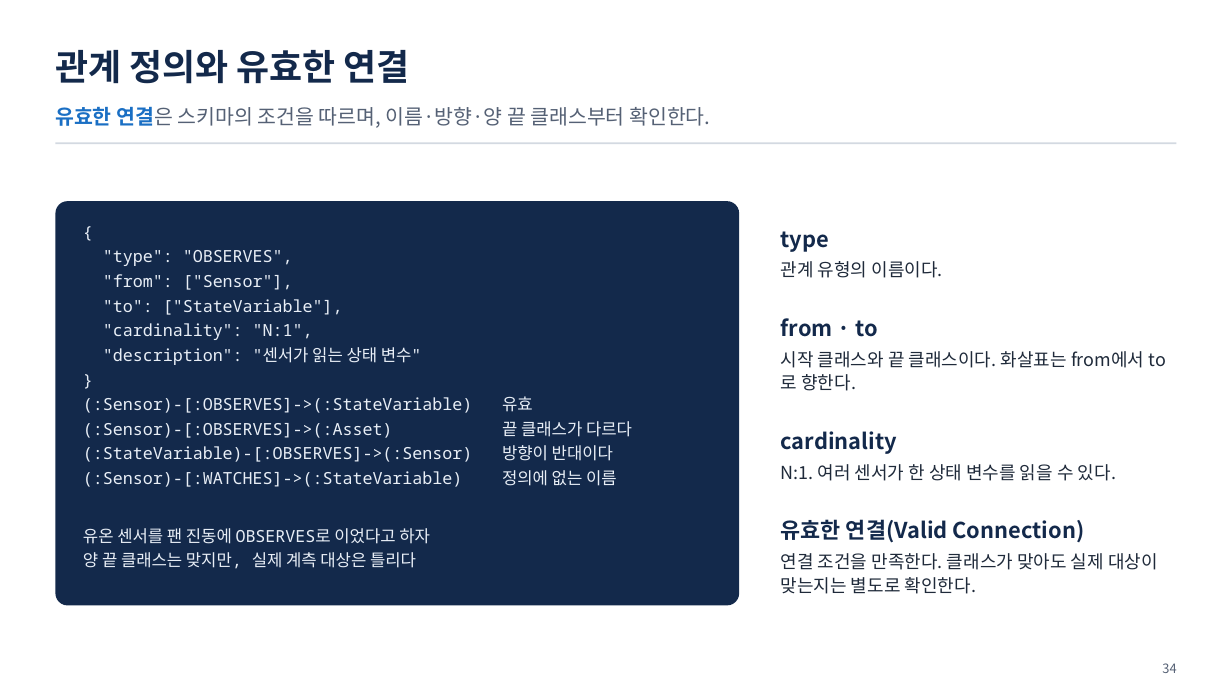
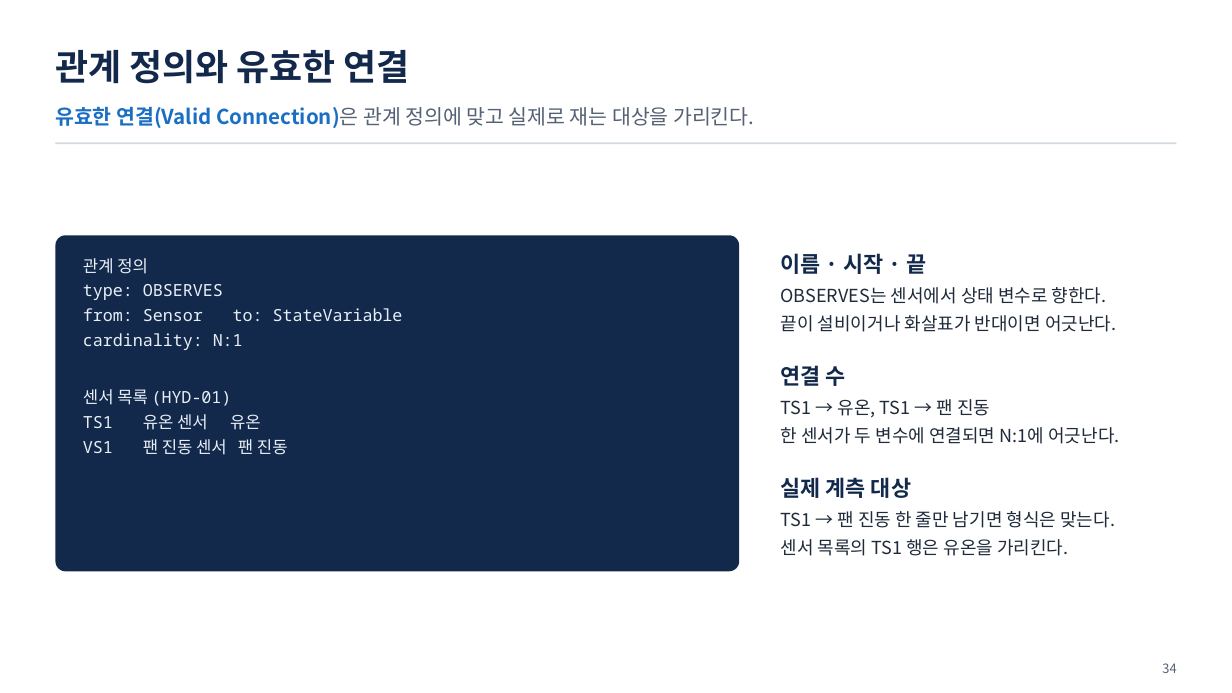
Before and after one commit to uengine-oss/hyd-iot-edu, a slide deck: slide 34 of workspace/강의제작/산출물/통합반/이론/02회차/통합반_02일차.pptx. Drawn at 1232x693 pixels with LibreOffice and Linux fonts; fonts in the diff are those of the drawing. Boxes give left, top, right and bottom in pixels: in the first picture for what was removed or moved away, otherwise in the second. Text is boxed around its words. In the diff, an @@ line names an element or a change of style, - is before the commit and + after.

```diff
--- a/workspace/강의제작/산출물/통합반/이론/02회차/통합반_02일차.pptx
+++ b/workspace/강의제작/산출물/통합반/이론/02회차/통합반_02일차.pptx
@@ text at [55,106,754,128]: text changed; text colour #556175 to #1A6FC4; bold on @@
-유효한 연결은 스키마의 조건을 따르며, 이름·방향·양 끝 클래스부터 확인한다.
+유효한 연결(Valid Connection)은 관계 정의에 맞고 실제로 재는 대상을 가리킨다.
@@ rounded rectangle: place and size @@
-rounded rectangle at [55,201,739,606]
+rounded rectangle at [55,236,739,572]
@@ text at [83,258,403,455]: text changed @@
-{
-"type": "OBSERVES",
-"from": ["Sensor"],
-"to": ["StateVariable"],
-"cardinality": "N:1",
-"description": "센서가 읽는 상태 변수"
-}
-(:Sensor)-[:OBSERVES]->(:StateVariable) 유효
-(:Sensor)-[:OBSERVES]->(:Asset) 끝 클래스가 다르다
-(:StateVariable)-[:OBSERVES]->(:Sensor) 방향이 반대이다
-(:Sensor)-[:WATCHES]->(:StateVariable) 정의에 없는 이름
-유온 센서를 팬 진동에 OBSERVES로 이었다고 하자
-양 끝 클래스는 맞지만, 실제 계측 대상은 틀리다
+관계 정의
+type: OBSERVES
+from: Sensor to: StateVariable
+cardinality: N:1
+센서 목록 (HYD-01)
+TS1 유온 센서 유온
+VS1 팬 진동 센서 팬 진동
@@ text at [781,253,1117,332]: text changed @@
-type
-관계 유형의 이름이다.
+이름 · 시작 · 끝
+OBSERVES는 센서에서 상태 변수로 향한다.
+끝이 설비이거나 화살표가 반대이면 어긋난다.
@@ text at [781,365,1119,444]: text changed @@
-from · to
-시작 클래스와 끝 클래스이다. 화살표는 from에서 to로 향한다.
+연결 수
+TS1 → 유온, TS1 → 팬 진동
+한 센서가 두 변수에 연결되면 N:1에 어긋난다.
@@ text at [781,477,1115,556]: text changed @@
-cardinality
-N:1. 여러 센서가 한 상태 변수를 읽을 수 있다.
+실제 계측 대상
+TS1 → 팬 진동 한 줄만 남기면 형식은 맞는다.
+센서 목록의 TS1 행은 유온을 가리킨다.
@@ text removed at [781,519,1158,594] @@
-유효한 연결(Valid Connection)
-연결 조건을 만족한다. 클래스가 맞아도 실제 대상이 맞는지는 별도로 확인한다.
```
Also in this commit, not shown: 7 other slides changed, 19 other files.
